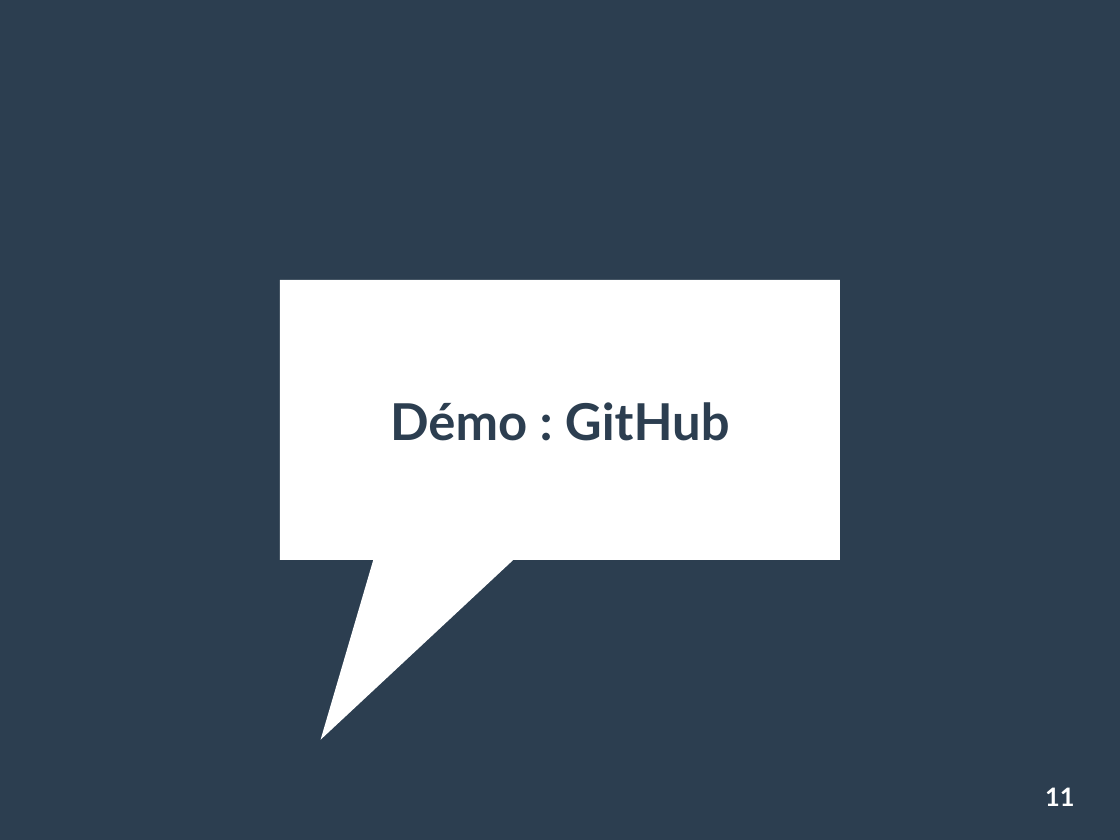
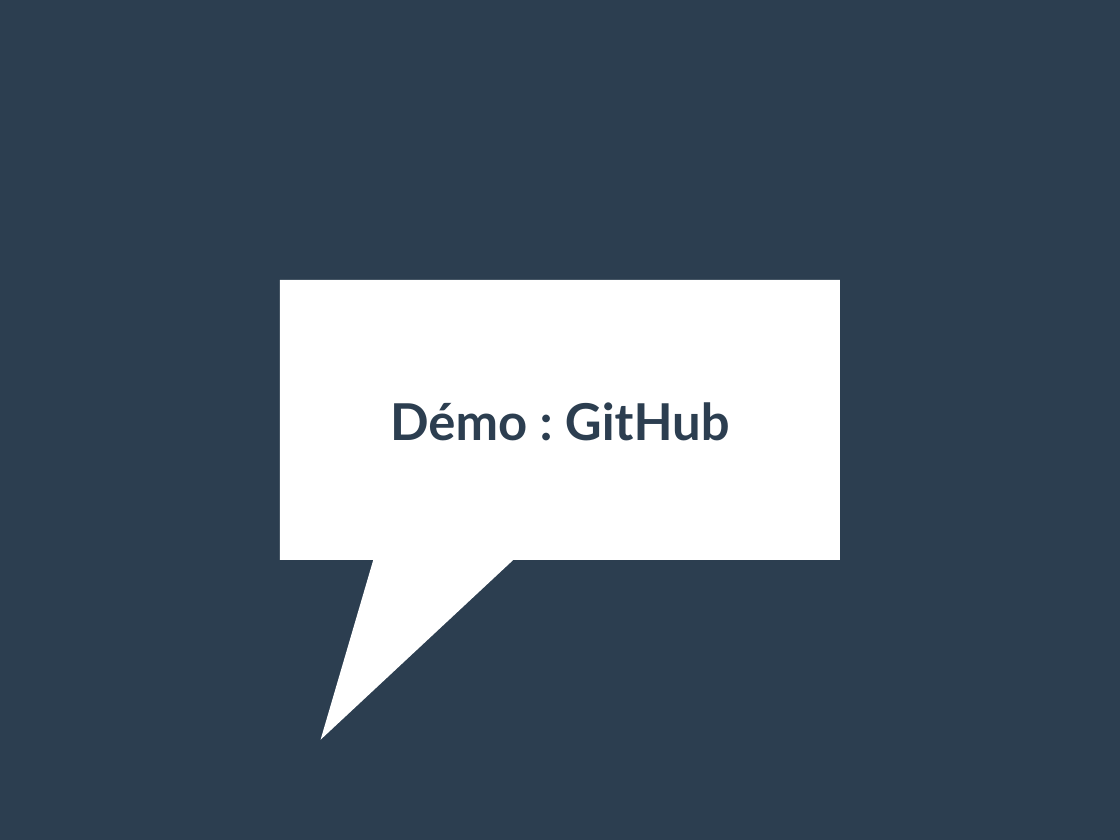
Before and after one commit to pushou/formation-git, a slide deck: slide 11 of 5-Reseau.odp. Drawn at 1120x840 pixels with LibreOffice and Linux fonts; fonts in the diff are those of the drawing. Boxes give left, top, right and bottom in pixels: in the first picture for what was removed or moved away, otherwise in the second. Text is boxed around its words. In the diff, an @@ line names an element or a change of style, - is before the commit and + after.

```diff
--- a/5-Reseau.odp
+++ b/5-Reseau.odp
@@ page number removed at box(1045, 787, 1074, 806) @@
-11
```
Also in this commit, not shown: 6 other slides changed, 13 other files.
